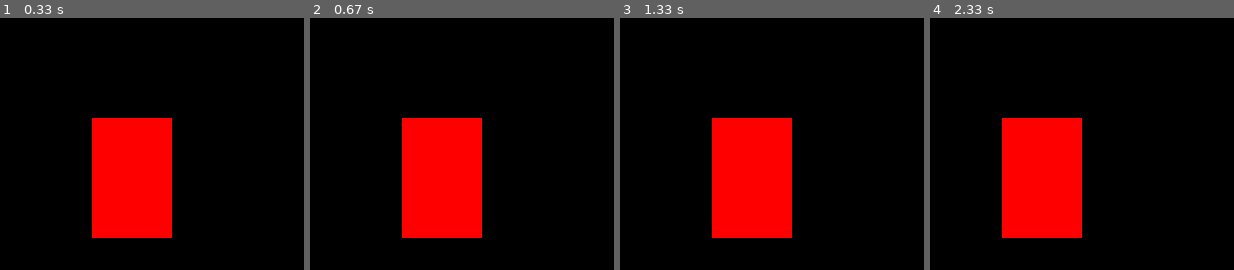
Above: before the commit, frames 1-4 (left to right).
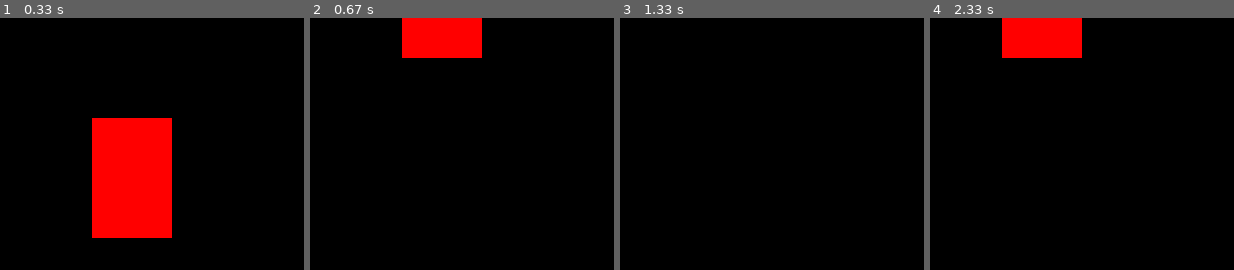
Above: after the commit, the same moments.

Repository: JulianH99/pygame_game
Game: pygame game, started from fighting_game/JuanTest.py
Two runs of this game, one before a commit and one after it. Both use one fixed random seed, a clock stepped at 60 frames per second and the inputs below.
Inputs:
- Up to frame 1 (0.33 s): no input
- Up to frame 2 (0.67 s): tap Space at 0.33 s
- Up to frame 3 (1.33 s): no input
- Up to frame 4 (2.33 s): hold Left from 2.23 s (still down)

Frame 1 is identical in both runs. In frame 2, 17% of the frame differs, in the area x 30-57%, y 0-88%; in frame 3, 13%; in frame 4, 17%.

Commit message:
add my example

Diff:
--- a/fighting_game/JuanTest.py
+++ b/fighting_game/JuanTest.py
@@ -11,6 +11,9 @@
 width = 40
 height = 60
 vel = 5
+
+isJump = False
+jumpCont = 10
 
 run = True
 
@@ -27,10 +30,25 @@
         x -= vel * 2
     if keys[pygame.K_RIGHT] and x < 500 - width - vel:
         x += vel * 2
-    if keys[pygame.K_UP] and y > vel:
-        y -= vel * 2
-    if keys[pygame.K_DOWN] and y < 500 - height - vel:
-        y += vel * 2
+    if keys[pygame.K_ESCAPE]:
+        run = False
+    if not(isJump):
+        if keys[pygame.K_UP] and y > vel:
+            y -= vel * 2
+        if keys[pygame.K_DOWN] and y < 500 - height - vel:
+            y += vel * 2
+        if keys[pygame.K_SPACE]:
+            isJump = True
+    else:
+        if jumpCont >= -10:
+            neg = 1
+            if jumpCont < 0:
+                neg = -1
+            y -= (jumpCont ** 2) * 0.5 * neg
+            jumpCont -= 1
+        else:
+            isJump = False
+            jumpCont = 10
     win.fill((0,0,0))
     pygame.draw.rect(win, (255, 0, 0), (x, y, width, height))
     pygame.display.update()
